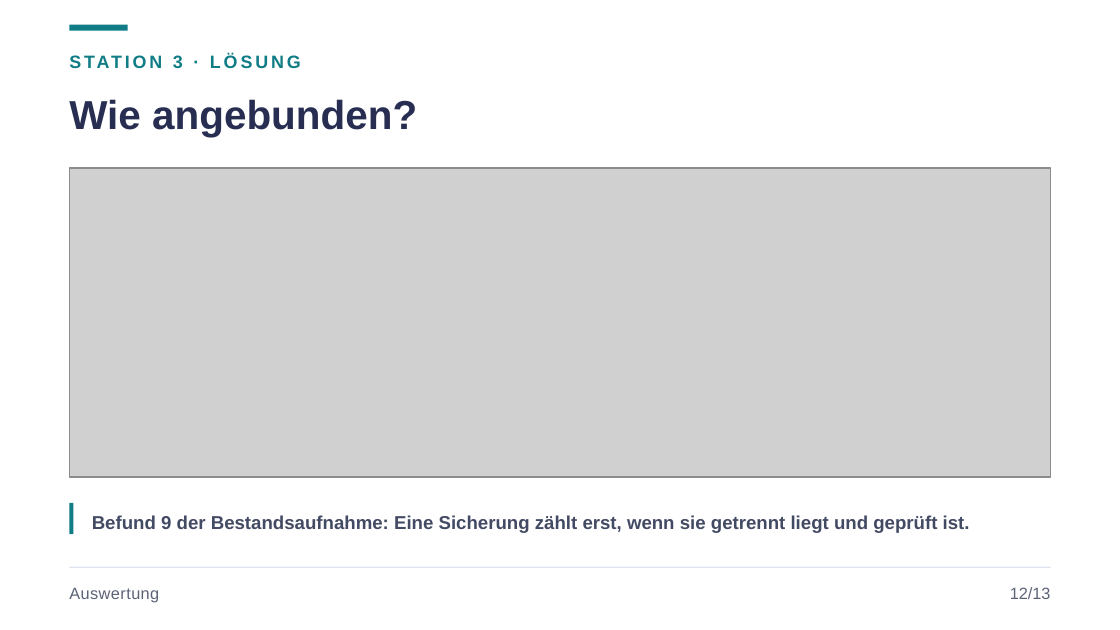
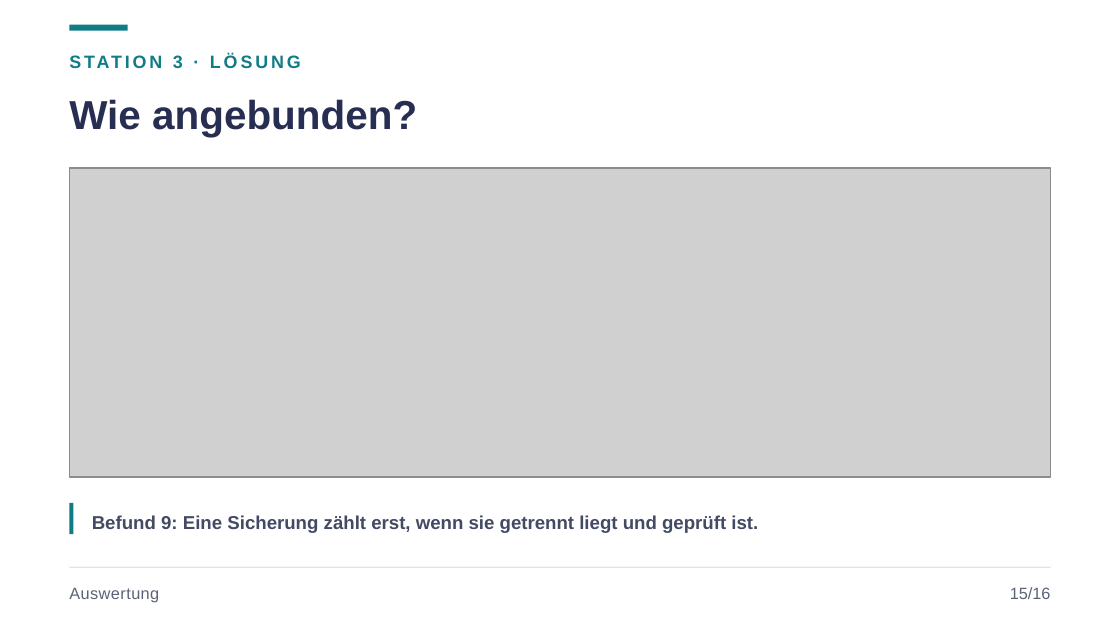
Before and after one commit to JacobMenge/kurs-unterlagen, a slide deck: slide 18 of folien/14-speicher.pptx (slide 15 before the commit). Drawn at 1120x630 pixels with LibreOffice and Linux fonts; fonts in the diff are those of the drawing; grey boxes stand for pictures. Boxes give left, top, right and bottom in pixels: in the first picture for what was removed or moved away, otherwise in the second. Text is boxed around its words. In the diff, an @@ line names an element or a change of style, - is before the commit and + after.

```diff
--- a/folien/14-speicher.pptx
+++ b/folien/14-speicher.pptx
@@ text at [92,515,758,533]: text changed @@
-Befund 9 der Bestandsaufnahme: Eine Sicherung zählt erst, wenn sie getrennt liegt und geprüft ist.
+Befund 9: Eine Sicherung zählt erst, wenn sie getrennt liegt und geprüft ist.
@@ text at [1010,587,1051,599]: text changed @@
-12/13
+15/16
```
Also in this commit, not shown: 12 other slides changed, 3 slides added, 9 other files.
